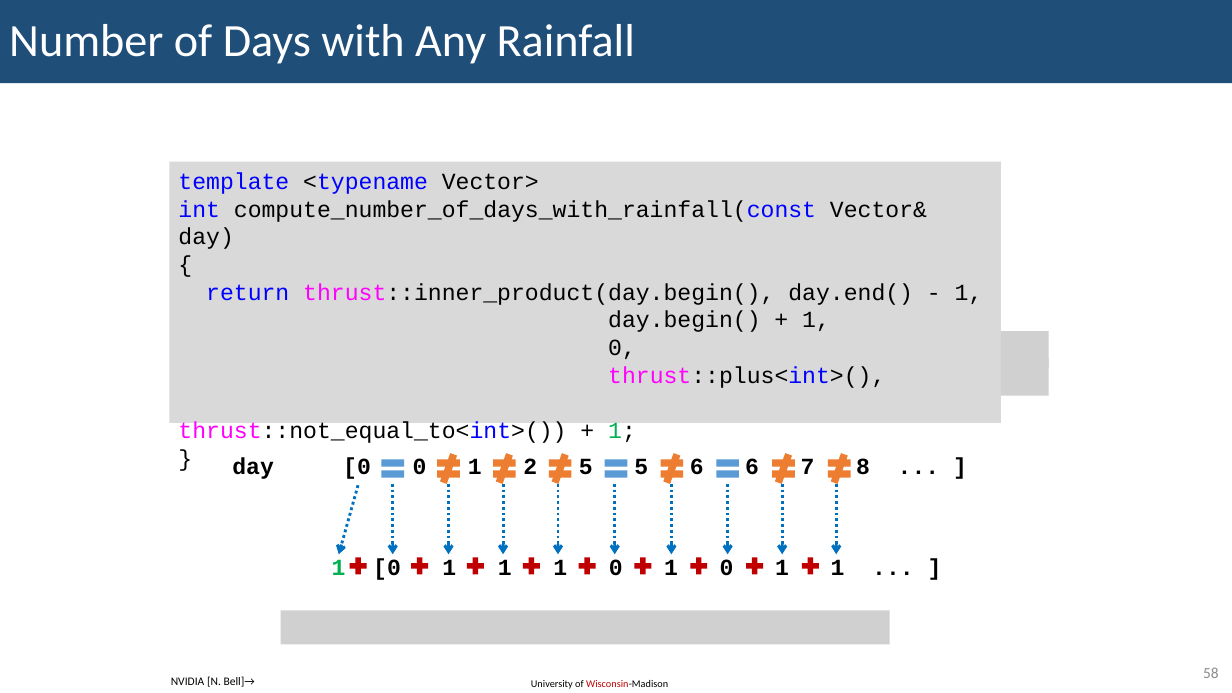
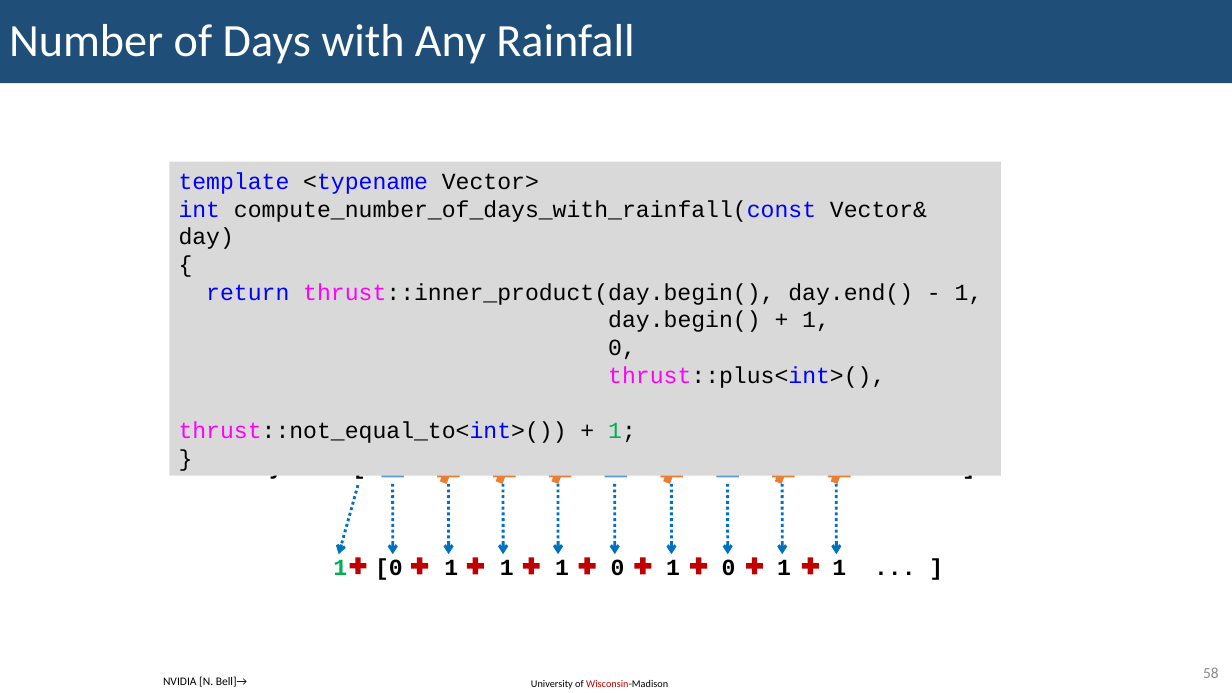
Before and after one commit to KennyKangMPC/CS-759, a slide deck: slide 58 of lecture_notes/lecture18_0305.pptx. Drawn at 1232x693 pixels with LibreOffice and Linux fonts; fonts in the diff are those of the drawing; grey boxes stand for pictures. Boxes give left, top, right and bottom in pixels: in the first picture for what was removed or moved away, otherwise in the second. Text is boxed around its words. In the diff, an @@ line names an element or a change of style, - is before the commit and + after.

```diff
--- a/lecture_notes/lecture18_0305.pptx
+++ b/lecture_notes/lecture18_0305.pptx
@@ rectangle "template <typename Vector>": place and size @@
-rectangle "template <typename Vector>" at bbox=[169, 162, 1001, 423]
+rectangle "template <typename Vector>" at bbox=[169, 162, 1001, 476]
@@ picture removed at bbox=[1001, 331, 1049, 368] @@
@@ picture removed at bbox=[1001, 359, 1049, 396] @@
@@ text "day [0 0 1 2 ..." rewrapped from bbox=[232, 457, 870, 479] to bbox=[241, 455, 879, 481] @@
@@ proportions changed in 10 elements at bbox=[433, 453, 464, 483], bbox=[489, 453, 519, 483], bbox=[545, 453, 576, 483], bbox=[601, 453, 631, 483], bbox=[656, 453, 687, 483], bbox=[713, 453, 743, 483], bbox=[768, 453, 799, 483], bbox=[824, 453, 855, 483], bbox=[377, 453, 408, 483], bbox=[347, 555, 370, 578] @@
@@ picture removed at bbox=[281, 611, 890, 645] @@
@@ text "NVIDIA [N. Bell]→": place and size @@
-text "NVIDIA [N. Bell]→" at bbox=[171, 676, 255, 687]
+text "NVIDIA [N. Bell]→" at bbox=[163, 676, 247, 687]
```
Also in this commit, not shown: 71 other slides changed, 3 other files.
